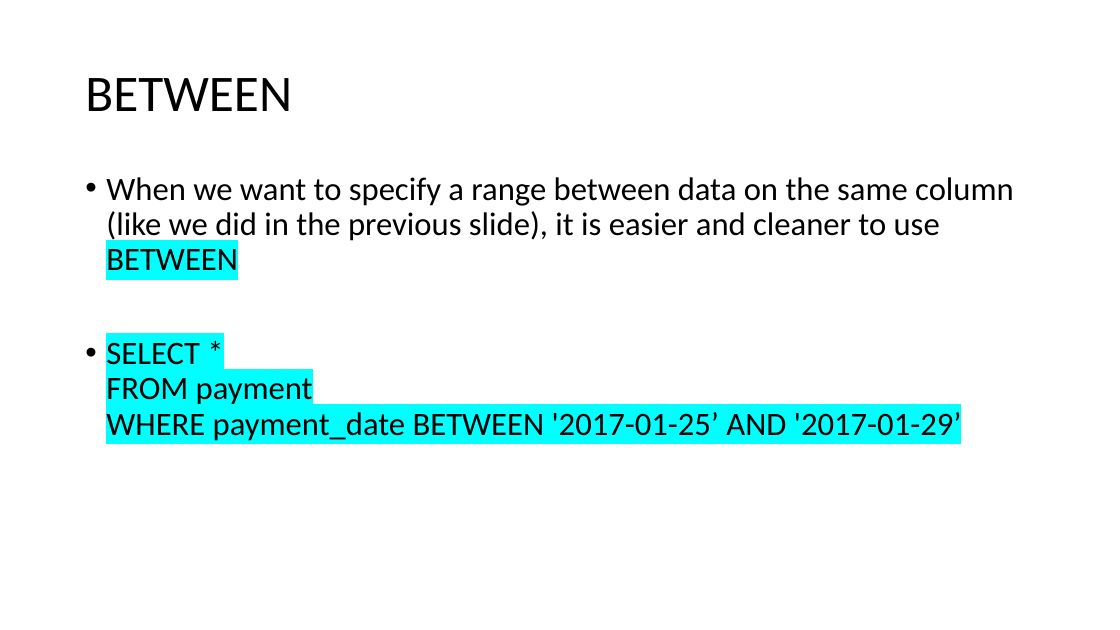
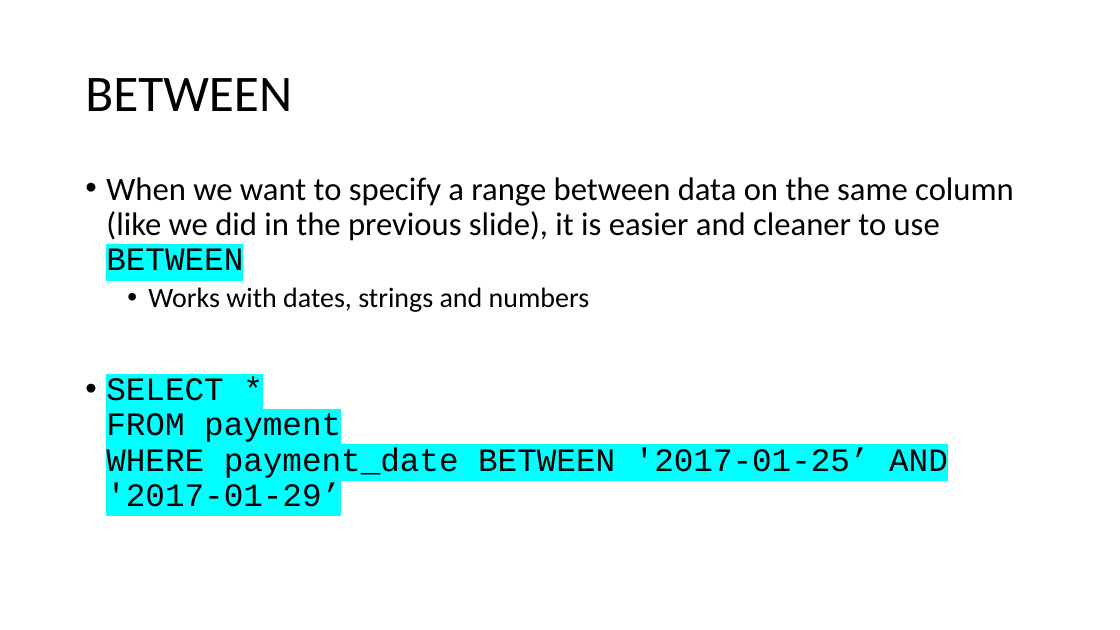
Before and after one commit to TataAndBigData/Practical-ML-DS, a slide deck: slide 24 of Chapter 2. Python for Data Scientists/Module 2. SQL/0. SQL Basics.pptx. Drawn at 1120x630 pixels with LibreOffice and Linux fonts; fonts in the diff are those of the drawing. Boxes give left, top, right and bottom in pixels: in the first picture for what was removed or moved away, otherwise in the second. Text is boxed around its words. In the diff, an @@ line names an element or a change of style, - is before the commit and + after.

```diff
--- a/Chapter 2. Python for Data Scientists/Module 2. SQL/0. SQL Basics.pptx
+++ b/Chapter 2. Python for Data Scientists/Module 2. SQL/0. SQL Basics.pptx
@@ text at <box>106,177,1014,507</box>: font Calibri to Courier New in "BETWEEN", "SELECT * FROM payment WHERE payment_date BETWEEN ..." @@
@@ text at <box>148,287,590,312</box>: paragraph added @@
+  • Works with dates, strings and numbers
```
Also in this commit, not shown: 5 other slides changed.
